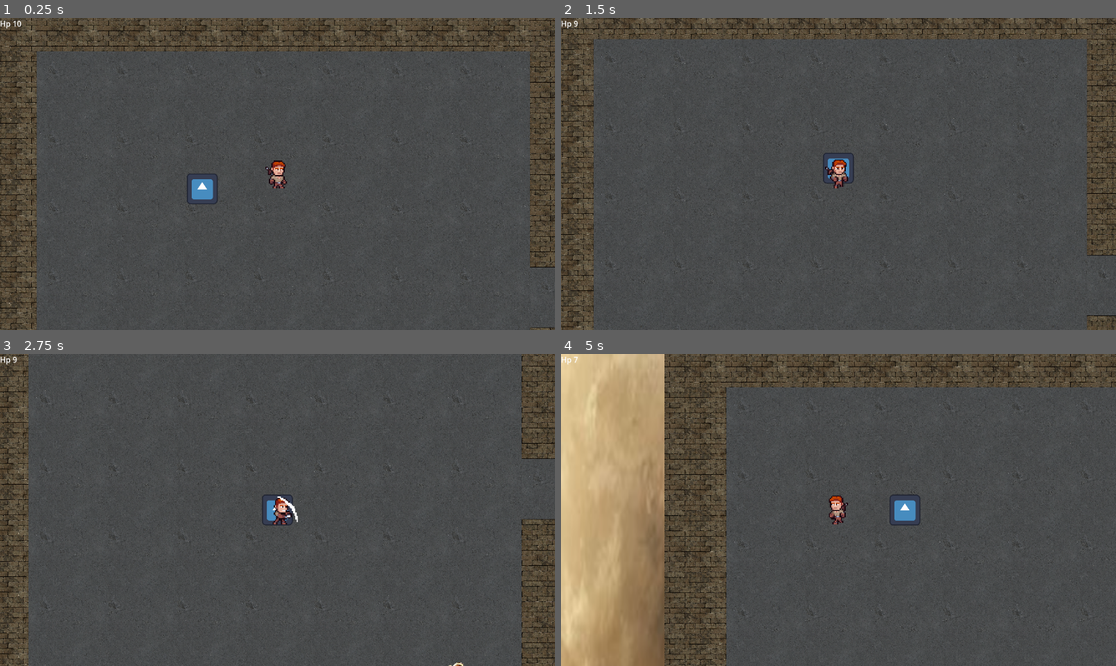
Above: before the commit, frames 1-4 (two rows, left to right).
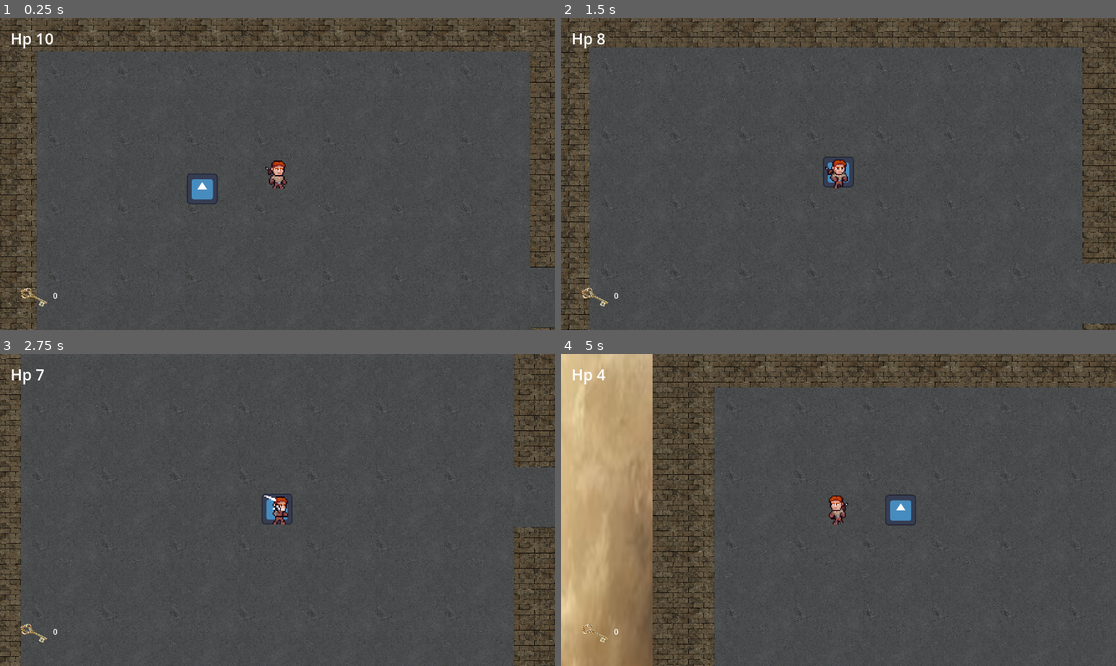
Above: after the commit, the same moments.

Repository: MagisterLatka/SkyDungeons
Game: Godot game, scene res://scenes/Level0.tscn
Same seed, same stepped clock (60 frames per second), same inputs: the game is played once before the commit and once after it. The engine's default icon, where the game draws it, is replaced by a stand-in: a white triangle on a blue panel in a dark square.
Inputs (mouse positions are in pixels of both pictures, inside the frame that each line leads up to):
- Up to frame 1 (0.25 s): no input
- Up to frame 2 (1.5 s): move the mouse to (960, 158) at 0.52 s; press the mouse at (960, 158) at 0.53 s; hold D (MoveRight) 0.53-1.28 s; move the mouse to (727, 189) at 1.27 s; release the mouse at (727, 189) at 1.28 s; hold S (MoveDown) from 1.28 s (still down); click (727, 189) at 1.35 s
- Up to frame 3 (2.75 s): move the mouse to (333, 441) at 2.02 s; release S (MoveDown) at 2.03 s; press the mouse at (333, 441) at 2.03 s; hold D (MoveRight) from 2.03 s (still down)
- Up to frame 4 (5 s): move the mouse to (810, 572) at 2.77 s; release D (MoveRight) at 2.78 s; release the mouse at (810, 572) at 2.78 s; hold W (MoveUp) 2.78-3.53 s; click (810, 572) at 2.85 s; move the mouse to (1005, 556) at 3.52 s; press the mouse at (1005, 556) at 3.53 s; hold A (MoveLeft) from 3.53 s (still down); move the mouse to (672, 463) at 4.27 s; release the mouse at (672, 463) at 4.28 s; click (672, 463) at 4.35 s

The runs differ from the first frame. In frame 1, 0.2% of the frame differs, in the area x 0-11%, y 0-93%; in frame 2, 8.2%; in frame 3, 5.6%; in frame 4, 9.9%, in the area x 0-100%, y 0-100%.

Commit message:
add extra animations players and set keys and stairsup

Diff:
--- /dev/null
+++ b/Stairsup.gd
@@ -0,0 +1,13 @@
+extends Area2D
+
+
+
+
+
+func _on_body_entered(body):
+	if Game.get_keys() > 0:
+		Game.reduce_key()
+		get_node("Lock").queue_free()
+		print("odblokowane")
+	else:
+		print("zablokowane")
--- a/key.tscn
+++ b/key.tscn
@@ -5,15 +5,14 @@
 [sub_resource type="GDScript" id="GDScript_24yaq"]
 script/source = "extends Area2D
 
-
-
 func _on_body_entered(body):
 	if body.name == \"Player1\":
+		Game.add_key()
 		queue_free()
 "
 
 [sub_resource type="CircleShape2D" id="CircleShape2D_5mkva"]
-radius = 27.074
+radius = 14.1421
 
 [node name="Key" type="Area2D"]
 script = SubResource("GDScript_24yaq")
@@ -22,7 +21,7 @@
 shape = SubResource("CircleShape2D_5mkva")
 
 [node name="Sprite2D" type="Sprite2D" parent="."]
-scale = Vector2(0.1, 0.1)
+scale = Vector2(0.05, 0.05)
 texture = ExtResource("1_wbx72")
 
 [connection signal="body_entered" from="." to="." method="_on_body_entered"]
--- a/project.godot
+++ b/project.godot
@@ -14,6 +14,10 @@
 run/main_scene="res://scenes/Level0.tscn"
 config/features=PackedStringArray("4.1", "GL Compatibility")
 config/icon="res://icon.svg"
+
+[autoload]
+
+Game="*res://scenes/Game.gd"
 
 [editor]
 
--- /dev/null
+++ b/scenes/Game.gd
@@ -0,0 +1,12 @@
+extends Node
+
+var numOfKeys = 0
+
+func get_keys():
+	return numOfKeys
+
+func add_key():
+	numOfKeys += 1
+
+func reduce_key():
+	numOfKeys -= 1
--- a/scenes/Level0.tscn
+++ b/scenes/Level0.tscn
@@ -4,11 +4,11 @@
 [ext_resource type="Script" path="res://Label.gd" id="1_kdqu4"]
 [ext_resource type="Texture2D" uid="uid://b6ujwb6qo1pr0" path="res://assets/levels/brickwall.png" id="2_r7v4i"]
 [ext_resource type="Texture2D" uid="uid://brks7ftxux7ob" path="res://assets/levels/67dc45f6c2e74657d2e259b383d5a0b4.jpg" id="3_7o15u"]
-[ext_resource type="Texture2D" uid="uid://b3agm3tfhawr4" path="res://assets/levels/stairsup.png" id="5_hyv1a"]
-[ext_resource type="Texture2D" uid="uid://dtucmpp8xrsxw" path="res://assets/levels/lock.png" id="6_oce55"]
-[ext_resource type="PackedScene" uid="uid://w0exod3bjubo" path="res://scenes/enemy.tscn" id="8_2lgm5"]
+[ext_resource type="PackedScene" uid="uid://w0exod3bjubo" path="res://enemy.tscn" id="8_2lgm5"]
+[ext_resource type="Texture2D" uid="uid://c8ptwlnxx07tu" path="res://assets/levels/key.png" id="9_0spnx"]
 [ext_resource type="PackedScene" uid="uid://0afouwxdk6c" path="res://scenes/Player1.tscn" id="9_cmbel"]
 [ext_resource type="PackedScene" uid="uid://kp08xhvrfh8" path="res://key.tscn" id="9_txsj8"]
+[ext_resource type="PackedScene" uid="uid://b5ixaquo5kv3e" path="res://scenes/stairsup.tscn" id="11_unorh"]
 
 [sub_resource type="RectangleShape2D" id="RectangleShape2D_47e13"]
 size = Vector2(179.8, 100)
@@ -49,8 +49,20 @@
 [sub_resource type="RectangleShape2D" id="RectangleShape2D_celxs"]
 size = Vector2(204.8, 51.2)
 
-[sub_resource type="RectangleShape2D" id="RectangleShape2D_prwo3"]
-size = Vector2(299.999, 140)
+[sub_resource type="GDScript" id="GDScript_xndq3"]
+script/source = "extends Label
+
+
+# Called when the node enters the scene tree for the first time.
+func _ready():
+	pass # Replace with function body.
+
+
+# Called every frame. 'delta' is the elapsed time since the previous frame.
+func _process(delta):
+	text = str(Game.get_keys())
+
+"
 
 [node name="Level0" type="Node2D"]
 metadata/_edit_vertical_guides_ = []
@@ -431,36 +443,42 @@
 region_enabled = true
 region_rect = Rect2(0, 0, 564, 2202)
 
-[node name="Stairsup" type="Sprite2D" parent="."]
-position = Vector2(939, 542)
-scale = Vector2(0.1, 0.2)
-texture = ExtResource("5_hyv1a")
-region_enabled = true
-region_rect = Rect2(0, 30, 282, 129)
-
-[node name="Lock" type="Sprite2D" parent="Stairsup"]
-scale = Vector2(1, 0.5)
-texture = ExtResource("6_oce55")
-
-[node name="Area2D" type="Area2D" parent="Stairsup"]
-
-[node name="CollisionShape2D" type="CollisionShape2D" parent="Stairsup/Area2D"]
-position = Vector2(-0.00195313, -0.000244141)
-shape = SubResource("RectangleShape2D_prwo3")
-
 [node name="Enemy" parent="." instance=ExtResource("8_2lgm5")]
 position = Vector2(113, 119)
 scale = Vector2(0.2, 0.2)
 
 [node name="Player1" parent="." instance=ExtResource("9_cmbel")]
+z_index = 1
 position = Vector2(200, 102)
 
 [node name="CanvasLayer" type="CanvasLayer" parent="."]
 
-[node name="Label" type="Label" parent="CanvasLayer"]
-offset_right = 40.0
-offset_bottom = 23.0
+[node name="Hp" type="Label" parent="CanvasLayer"]
+offset_left = 22.0
+offset_top = 20.0
+offset_right = 62.0
+offset_bottom = 43.0
+theme_override_font_sizes/font_size = 32
+text = "HP"
 script = ExtResource("1_kdqu4")
+
+[node name="Keys" type="Label" parent="CanvasLayer"]
+offset_left = 110.0
+offset_top = 565.0
+offset_right = 150.0
+offset_bottom = 588.0
+script = SubResource("GDScript_xndq3")
+
+[node name="Key" type="TextureRect" parent="CanvasLayer"]
+offset_left = 43.0
+offset_top = 560.0
+offset_right = 98.5676
+offset_bottom = 600.0
+texture = ExtResource("9_0spnx")
+expand_mode = 3
 
 [node name="Key" parent="." instance=ExtResource("9_txsj8")]
 position = Vector2(368, 367)
+
+[node name="Stairsup2" parent="." instance=ExtResource("11_unorh")]
+position = Vector2(933, 539)
--- a/scenes/Level1.tscn
+++ b/scenes/Level1.tscn
@@ -253,7 +253,6 @@
 
 [node name="Wall0" type="CollisionShape2D" parent="Walls"]
 position = Vector2(550, -50)
-scale = Vector2(1, 1)
 shape = SubResource("RectangleShape2D_m34sm")
 
 [node name="Wall" type="Sprite2D" parent="Walls/Wall0"]
@@ -298,7 +297,6 @@
 
 [node name="Wall4" type="CollisionShape2D" parent="Walls"]
 position = Vector2(-550, 600)
-scale = Vector2(1, 1)
 shape = SubResource("RectangleShape2D_oss6d")
 
 [node name="Wall" type="Sprite2D" parent="Walls/Wall4"]
@@ -310,7 +308,6 @@
 
 [node name="Wall5" type="CollisionShape2D" parent="Walls"]
 position = Vector2(-200.5, 351)
-scale = Vector2(1, 1)
 shape = SubResource("RectangleShape2D_tqbhh")
 
 [node name="Wall" type="Sprite2D" parent="Walls/Wall5"]
@@ -388,7 +385,6 @@
 
 [node name="Wall12" type="CollisionShape2D" parent="Walls"]
 position = Vector2(-1050, 750)
-scale = Vector2(1, 1)
 shape = SubResource("RectangleShape2D_wxqfe")
 
 [node name="Wall" type="Sprite2D" parent="Walls/Wall12"]
@@ -411,7 +407,6 @@
 
 [node name="Wall14" type="CollisionShape2D" parent="Walls"]
 position = Vector2(-1050, 1400)
-scale = Vector2(1, 1)
 shape = SubResource("RectangleShape2D_dqotx")
 
 [node name="Wall" type="Sprite2D" parent="Walls/Wall14"]
@@ -423,7 +418,6 @@
 
 [node name="Wall15" type="CollisionShape2D" parent="Walls"]
 position = Vector2(1500, 50)
-scale = Vector2(1, 1)
 shape = SubResource("RectangleShape2D_3mo24")
 
 [node name="Wall" type="Sprite2D" parent="Walls/Wall15"]
--- a/scenes/Player1.gd
+++ b/scenes/Player1.gd
@@ -10,7 +10,7 @@
 # Get the gravity from the project settings to be synced with RigidBody nodes.
 var gravity = ProjectSettings.get_setting("physics/2d/default_gravity")
 @onready var Sprite = $AnimatedSprite2D
-var lastDirection = 1 #1 - w prawo, 0 - w lewo
+var lastDirection = 1 #1 - w prawo, 2 - w dol, 3 - w lewo, 4 - w gore
 var screen_size
 var isAttack = false
 var isDead = false
@@ -43,18 +43,26 @@
 			if directionY != 0:
 				if directionY > 0:
 					Sprite.play("run_down")
+					lastDirection = 2
 				else:
 					Sprite.play("run_up")
+					lastDirection = 4
 			else:
 				Sprite.play("run")
 				if directionX < 0:
 					Sprite.flip_h = true
+					lastDirection = 3
 				else:
 					Sprite.flip_h = false
+					lastDirection = 1
 
 		else:
-			#Sprite.stop()
-			Sprite.play("default")
+			if lastDirection == 2:
+				Sprite.play("idle_down")
+			elif lastDirection == 4:
+				Sprite.play("idle_up")
+			else:
+				Sprite.play("default")
 
 		position += velocity * delta
 		#position = position.clamp(Vector2.ZERO, screen_size)
@@ -78,7 +86,13 @@
 	return health
 
 func Attack():
-	Sprite.play("attack")
+	if lastDirection == 2:
+		Sprite.play("attack_down")
+	elif lastDirection == 4:
+		Sprite.play("attack_up"	)
+	else:
+		Sprite.play("attack_left_right")
+
 	if Sprite.frame == 6:
 		isAttack = false
 		take_damage(1)
--- a/scenes/Player1.tscn
+++ b/scenes/Player1.tscn
@@ -1,11 +1,43 @@
-[gd_scene load_steps=39 format=3 uid="uid://0afouwxdk6c"]
+[gd_scene load_steps=65 format=3 uid="uid://0afouwxdk6c"]
 
 [ext_resource type="Script" path="res://scenes/Player1.gd" id="1_igmfy"]
 [ext_resource type="Texture2D" uid="uid://hqs1hdgfwhju" path="res://assets/player/attack_right_40x40.png" id="2_6r64x"]
 [ext_resource type="Texture2D" uid="uid://dcptabfqldc3c" path="res://assets/player/idle_right_40x40.png" id="3_bqfq1"]
+[ext_resource type="Texture2D" uid="uid://dge5mbng6sk0o" path="res://assets/player/attack_down_40x40.png" id="3_kap3d"]
+[ext_resource type="Texture2D" uid="uid://d22p4km4se52c" path="res://assets/player/attack_up_40x40.png" id="4_1miuw"]
 [ext_resource type="Texture2D" uid="uid://vmqb2og2eof3" path="res://assets/player/run_right_40x40.png" id="4_aptwa"]
 [ext_resource type="Texture2D" uid="uid://bohfemlrrxhnh" path="res://assets/player/run_down_40x40.png" id="5_f8gx8"]
+[ext_resource type="Texture2D" uid="uid://c4u1k5j1icg6u" path="res://assets/player/idle_down_40x40.png" id="6_08ckp"]
 [ext_resource type="Texture2D" uid="uid://h1oj5ixn01rj" path="res://assets/player/run_up_40x40.png" id="6_k2bnx"]
+[ext_resource type="Texture2D" uid="uid://ccsng42gv3453" path="res://assets/player/idle_up_40x40.png" id="7_pseve"]
+
+[sub_resource type="AtlasTexture" id="AtlasTexture_w6p21"]
+atlas = ExtResource("3_kap3d")
+region = Rect2(0, 0, 40, 40)
+
+[sub_resource type="AtlasTexture" id="AtlasTexture_0lbd5"]
+atlas = ExtResource("3_kap3d")
+region = Rect2(40, 0, 40, 40)
+
+[sub_resource type="AtlasTexture" id="AtlasTexture_faxio"]
+atlas = ExtResource("3_kap3d")
+region = Rect2(80, 0, 40, 40)
+
+[sub_resource type="AtlasTexture" id="AtlasTexture_oh4p2"]
+atlas = ExtResource("3_kap3d")
+region = Rect2(120, 0, 40, 40)
+
+[sub_resource type="AtlasTexture" id="AtlasTexture_mryus"]
+atlas = ExtResource("3_kap3d")
+region = Rect2(160, 0, 40, 40)
+
+[sub_resource type="AtlasTexture" id="AtlasTexture_4yttw"]
+atlas = ExtResource("3_kap3d")
+region = Rect2(200, 0, 40, 40)
+
+[sub_resource type="AtlasTexture" id="AtlasTexture_dk1c7"]
+atlas = ExtResource("3_kap3d")
+region = Rect2(240, 0, 40, 40)
 
 [sub_resource type="AtlasTexture" id="AtlasTexture_07uhm"]
 atlas = ExtResource("2_6r64x")
@@ -33,6 +65,34 @@
 
 [sub_resource type="AtlasTexture" id="AtlasTexture_bsck6"]
 atlas = ExtResource("2_6r64x")
+region = Rect2(240, 0, 40, 40)
+
+[sub_resource type="AtlasTexture" id="AtlasTexture_ubvf5"]
+atlas = ExtResource("4_1miuw")
+region = Rect2(0, 0, 40, 40)
+
+[sub_resource type="AtlasTexture" id="AtlasTexture_f8gv2"]
+atlas = ExtResource("4_1miuw")
+region = Rect2(40, 0, 40, 40)
+
+[sub_resource type="AtlasTexture" id="AtlasTexture_0kw0x"]
+atlas = ExtResource("4_1miuw")
+region = Rect2(80, 0, 40, 40)
+
+[sub_resource type="AtlasTexture" id="AtlasTexture_67o3j"]
+atlas = ExtResource("4_1miuw")
+region = Rect2(120, 0, 40, 40)
+
+[sub_resource type="AtlasTexture" id="AtlasTexture_lxtkr"]
+atlas = ExtResource("4_1miuw")
+region = Rect2(160, 0, 40, 40)
+
+[sub_resource type="AtlasTexture" id="AtlasTexture_ew3uj"]
+atlas = ExtResource("4_1miuw")
+region = Rect2(200, 0, 40, 40)
+
+[sub_resource type="AtlasTexture" id="AtlasTexture_yo5yc"]
+atlas = ExtResource("4_1miuw")
 region = Rect2(240, 0, 40, 40)
 
 [sub_resource type="AtlasTexture" id="AtlasTexture_6a10i"]
@@ -51,6 +111,38 @@
 atlas = ExtResource("3_bqfq1")
 region = Rect2(120, 0, 40, 40)
 
+[sub_resource type="AtlasTexture" id="AtlasTexture_ugwph"]
+atlas = ExtResource("6_08ckp")
+region = Rect2(0, 0, 40, 40)
+
+[sub_resource type="AtlasTexture" id="AtlasTexture_kkv2c"]
+atlas = ExtResource("6_08ckp")
+region = Rect2(40, 0, 40, 40)
+
+[sub_resource type="AtlasTexture" id="AtlasTexture_p0vkh"]
+atlas = ExtResource("6_08ckp")
+region = Rect2(80, 0, 40, 40)
+
+[sub_resource type="AtlasTexture" id="AtlasTexture_ry4aj"]
+atlas = ExtResource("6_08ckp")
+region = Rect2(120, 0, 40, 40)
+
+[sub_resource type="AtlasTexture" id="AtlasTexture_ra7le"]
+atlas = ExtResource("7_pseve")
+region = Rect2(0, 0, 40, 40)
+
+[sub_resource type="AtlasTexture" id="AtlasTexture_apdtp"]
+atlas = ExtResource("7_pseve")
+region = Rect2(40, 0, 40, 40)
+
+[sub_resource type="AtlasTexture" id="AtlasTexture_ce6b8"]
+atlas = ExtResource("7_pseve")
+region = Rect2(80, 0, 40, 40)
+
+[sub_resource type="AtlasTexture" id="AtlasTexture_nbiuh"]
+atlas = ExtResource("7_pseve")
+region = Rect2(120, 0, 40, 40)
+
 [sub_resource type="AtlasTexture" id="AtlasTexture_q1f8t"]
 atlas = ExtResource("4_aptwa")
 region = Rect2(0, 0, 40, 40)
@@ -127,6 +219,32 @@
 animations = [{
 "frames": [{
 "duration": 1.0,
+"texture": SubResource("AtlasTexture_w6p21")
+}, {
+"duration": 1.0,
+"texture": SubResource("AtlasTexture_0lbd5")
+}, {
+"duration": 1.0,
+"texture": SubResource("AtlasTexture_faxio")
+}, {
+"duration": 1.0,
+"texture": SubResource("AtlasTexture_oh4p2")
+}, {
+"duration": 1.0,
+"texture": SubResource("AtlasTexture_mryus")
+}, {
+"duration": 1.0,
+"texture": SubResource("AtlasTexture_4yttw")
+}, {
+"duration": 1.0,
+"texture": SubResource("AtlasTexture_dk1c7")
+}],
+"loop": true,
+"name": &"attack_down",
+"speed": 14.0
+}, {
+"frames": [{
+"duration": 1.0,
 "texture": SubResource("AtlasTexture_07uhm")
 }, {
 "duration": 1.0,
@@ -148,8 +266,34 @@
 "texture": SubResource("AtlasTexture_bsck6")
 }],
 "loop": true,
-"name": &"attack",
-"speed": 7.0
+"name": &"attack_left_right",
+"speed": 14.0
+}, {
+"frames": [{
+"duration": 1.0,
+"texture": SubResource("AtlasTexture_ubvf5")
+}, {
+"duration": 1.0,
+"texture": SubResource("AtlasTexture_f8gv2")
+}, {
+"duration": 1.0,
+"texture": SubResource("AtlasTexture_0kw0x")
+}, {
+"duration": 1.0,
+"texture": SubResource("AtlasTexture_67o3j")
+}, {
+"duration": 1.0,
+"texture": SubResource("AtlasTexture_lxtkr")
+}, {
+"duration": 1.0,
+"texture": SubResource("AtlasTexture_ew3uj")
+}, {
+"duration": 1.0,
+"texture": SubResource("AtlasTexture_yo5yc")
+}],
+"loop": true,
+"name": &"attack_up",
+"speed": 14.0
 }, {
 "frames": [{
 "duration": 1.0,
@@ -166,6 +310,40 @@
 }],
 "loop": true,
 "name": &"default",
+"speed": 4.0
+}, {
+"frames": [{
+"duration": 1.0,
+"texture": SubResource("AtlasTexture_ugwph")
+}, {
+"duration": 1.0,
+"texture": SubResource("AtlasTexture_kkv2c")
+}, {
+"duration": 1.0,
+"texture": SubResource("AtlasTexture_p0vkh")
+}, {
+"duration": 1.0,
+"texture": SubResource("AtlasTexture_ry4aj")
+}],
+"loop": true,
+"name": &"idle_down",
+"speed": 4.0
+}, {
+"frames": [{
+"duration": 1.0,
+"texture": SubResource("AtlasTexture_ra7le")
+}, {
+"duration": 1.0,
+"texture": SubResource("AtlasTexture_apdtp")
+}, {
+"duration": 1.0,
+"texture": SubResource("AtlasTexture_ce6b8")
+}, {
+"duration": 1.0,
+"texture": SubResource("AtlasTexture_nbiuh")
+}],
+"loop": true,
+"name": &"idle_up",
 "speed": 4.0
 }, {
 "frames": [{
--- /dev/null
+++ b/scenes/stairsup.tscn
@@ -0,0 +1,26 @@
+[gd_scene load_steps=5 format=3 uid="uid://b5ixaquo5kv3e"]
+
+[ext_resource type="Script" path="res://Stairsup.gd" id="1_6y1ut"]
+[ext_resource type="Texture2D" uid="uid://b3agm3tfhawr4" path="res://assets/levels/stairsup.png" id="2_negge"]
+[ext_resource type="Texture2D" uid="uid://dtucmpp8xrsxw" path="res://assets/levels/lock.png" id="3_pgtoq"]
+
+[sub_resource type="RectangleShape2D" id="RectangleShape2D_1ekt0"]
+size = Vector2(279, 188)
+
+[node name="Stairsup" type="Area2D"]
+scale = Vector2(0.15, 0.15)
+script = ExtResource("1_6y1ut")
+
+[node name="Stairs" type="Sprite2D" parent="."]
+texture = ExtResource("2_negge")
+
+[node name="Lock" type="Sprite2D" parent="."]
+position = Vector2(0, -0.5)
+scale = Vector2(0.7, 0.7)
+texture = ExtResource("3_pgtoq")
+
+[node name="CollisionShape2D" type="CollisionShape2D" parent="."]
+position = Vector2(1.5, 0)
+shape = SubResource("RectangleShape2D_1ekt0")
+
+[connection signal="body_entered" from="." to="." method="_on_body_entered"]
Binary file added: assets/player/idle_down_40x40.png
Not shown, changed: assets/player/idle_down_40x40.png.import
Binary file added: assets/player/idle_up_40x40.png
Not shown, changed: assets/player/idle_up_40x40.png.import
Binary file removed: assets/player/noBKG_KnightAttack_strip.png
Binary file removed: assets/player/noBKG_KnightIdle_strip.png
Binary file removed: assets/player/noBKG_KnightRun_strip.png
Not shown, removed: assets/player/noBKG_KnightRun_strip.png.import
